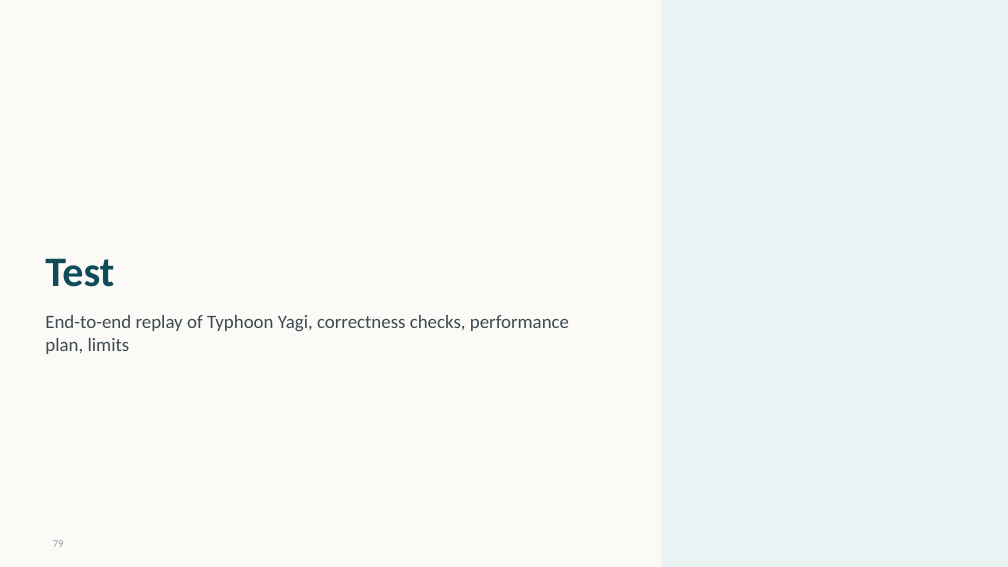
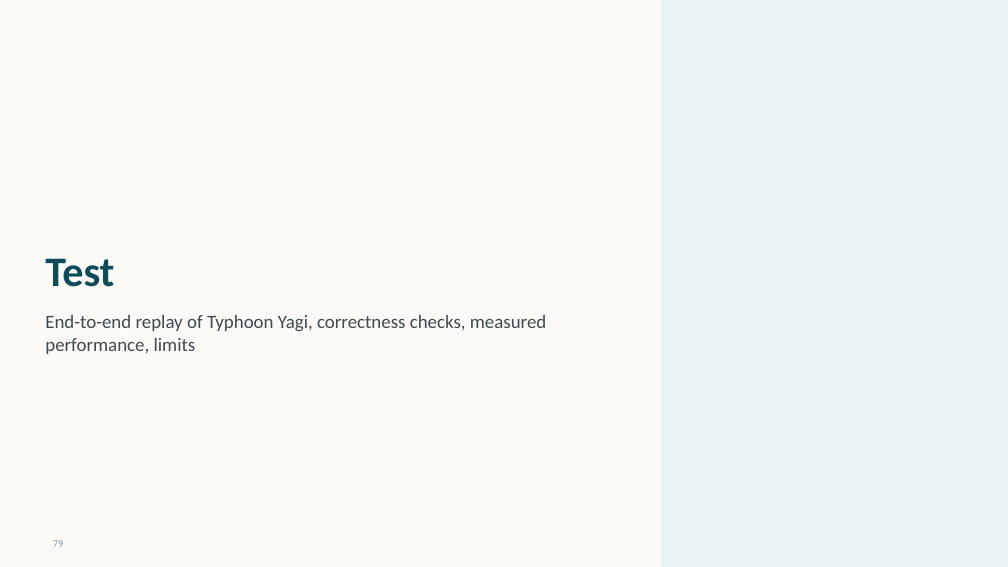
Before and after one commit to PhamLeTanThinh/BDA501_weather, a slide deck: slide 79 of deck/BDA501_Heavy_Rain_Forecast.pptx. Drawn at 1008x567 pixels with LibreOffice and Linux fonts; fonts in the diff are those of the drawing; background and template pictures are left out. Boxes give left, top, right and bottom in pixels: in the first picture for what was removed or moved away, otherwise in the second. Text is boxed around its words. In the diff, an @@ line names an element or a change of style, - is before the commit and + after.

```diff
--- a/deck/BDA501_Heavy_Rain_Forecast.pptx
+++ b/deck/BDA501_Heavy_Rain_Forecast.pptx
@@ text at [45, 315, 546, 354]: text changed @@
-End-to-end replay of Typhoon Yagi, correctness checks, performance plan, limits
+End-to-end replay of Typhoon Yagi, correctness checks, measured performance, limits
```
Also in this commit, not shown: 11 other slides changed, 4 slides added, 2 slides removed, 33 other files.
